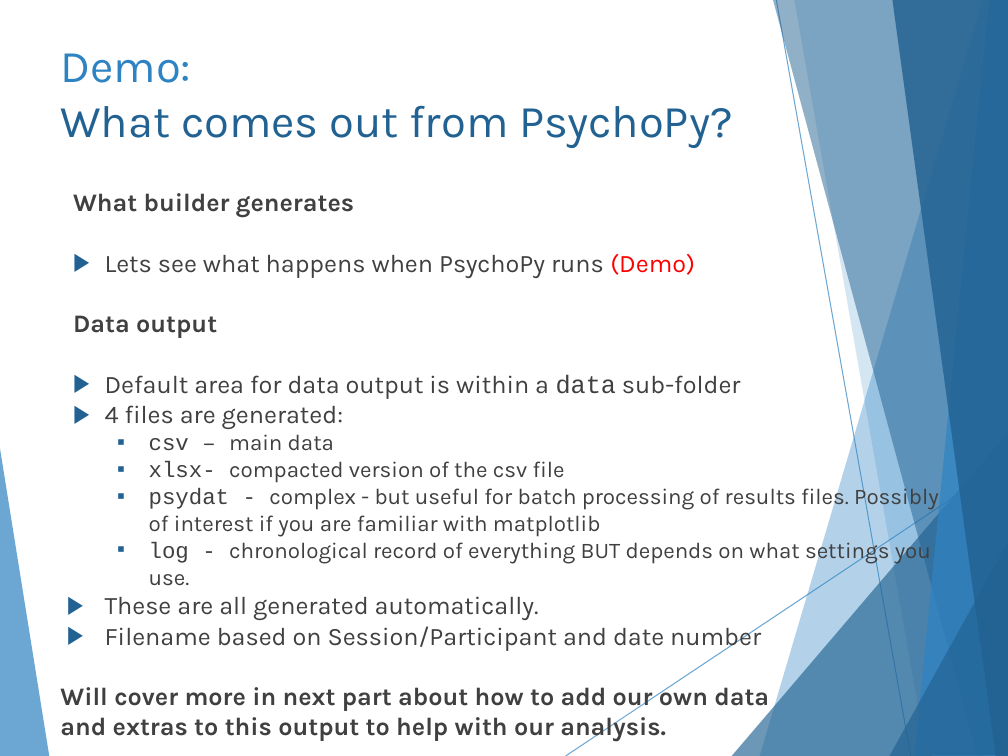
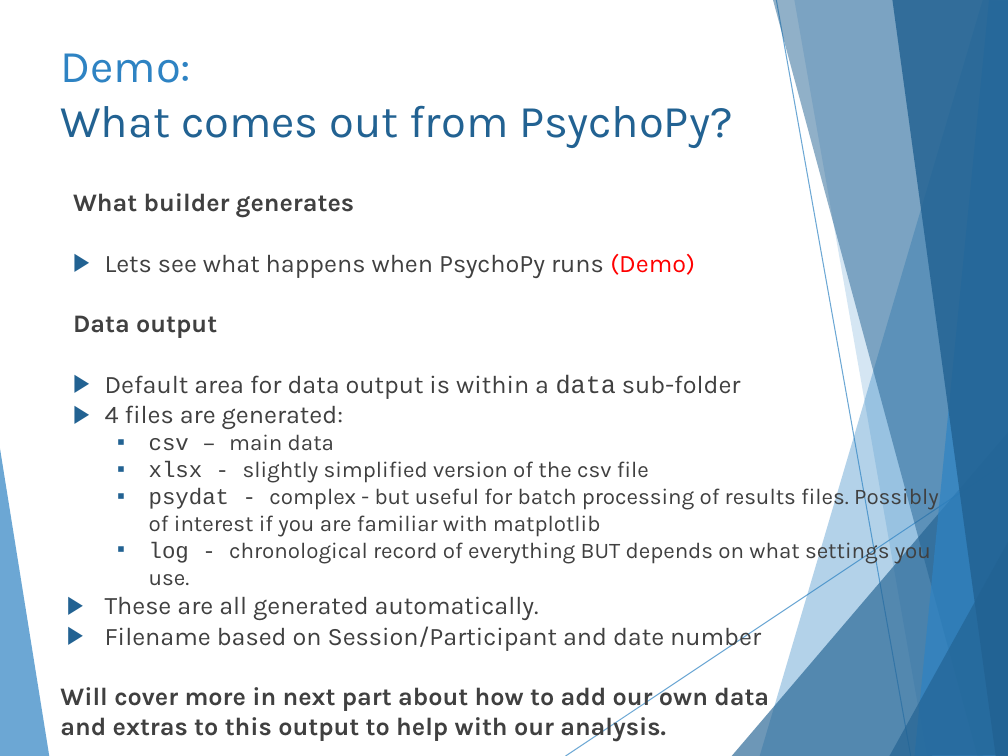
Before and after one commit to hlmpsy/psychopy_training, a slide deck: slide 10 of PsychoPy-Part1/PsychoPy-part1.pptx. Drawn at 1008x756 pixels with LibreOffice and Linux fonts; fonts in the diff are those of the drawing. Boxes give left, top, right and bottom in pixels: in the first picture for what was removed or moved away, otherwise in the second. Text is boxed around its words. In the diff, an @@ line names an element or a change of style, - is before the commit and + after.

```diff
--- a/PsychoPy-Part1/PsychoPy-part1.pptx
+++ b/PsychoPy-Part1/PsychoPy-part1.pptx
@@ text at (149,461,649,483): text changed @@
-  ▪ xlsx- compacted version of the csv file
+  ▪ xlsx - slightly simplified version of the csv file
```
Also in this commit, not shown: 9 other slides changed, 12 other files.
